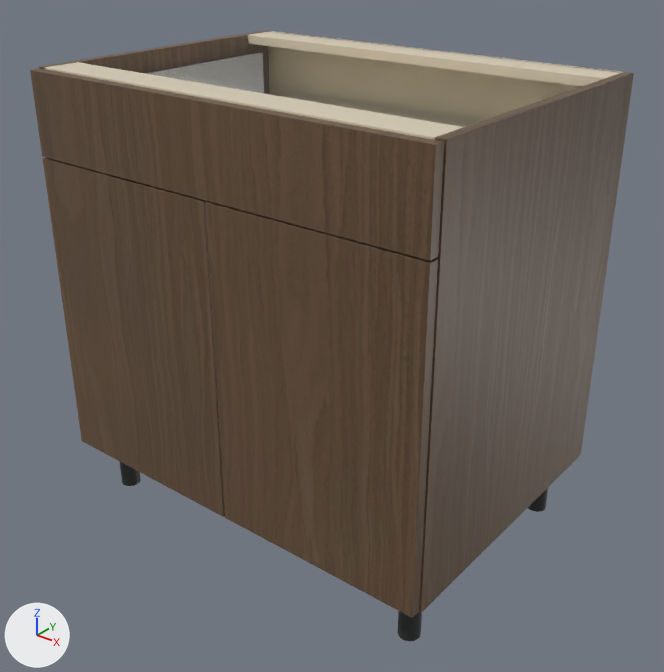
The glTF model storefront/public/cabinet-inventory/models/oppein-ply-mso-b33.glb, before and after one commit.
Rendered twice from a camera (50 mm lens) standing at (1.434, -1.559, 1.154) and looking at (0.442, -0.318, 0.385). Lighting does not change. The marker at lower left points along +X, +Y and +Z. The first picture is the older version. Where no turn or scale is listed for an object, it has been applied to the vertices.

The first picture shows 'Cabinet back', 'Cabinet side', 'Cabinet side.001', 'Door', 'Door.001', 'Drawer front', 'Drawer side', 'Top support rail', 'Top support rail.001' and 3 more.
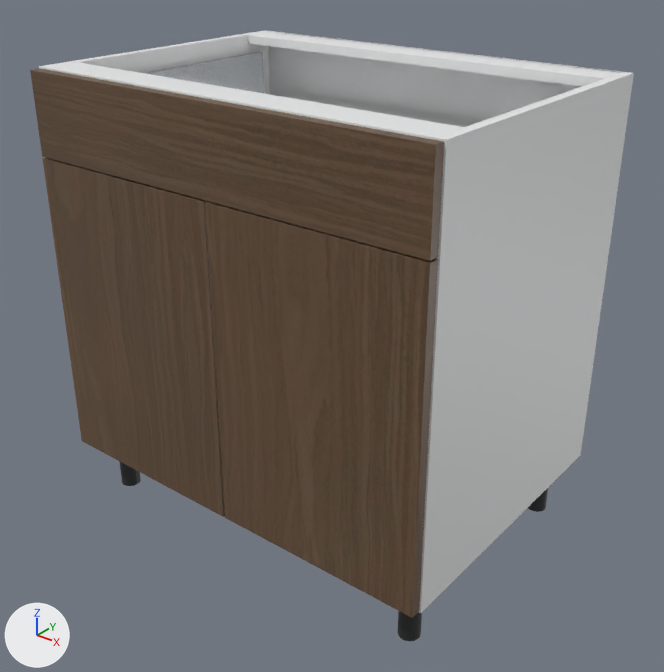
Pixel boxes [x1, y1, x2, y2] of what changed, in the pictures (664 x 672 px):
'Cabinet side.001', recoloured (lighter)
    both: [419, 72, 634, 613]
'Cabinet back', recoloured (beige to white)
    both: [268, 31, 621, 127]
'Top support rail.001', recoloured (beige to white)
    both: [45, 62, 463, 140]
'Top support rail', recoloured
    both: [248, 32, 622, 86]
'Cabinet side', recoloured (lighter)
    both: [39, 30, 270, 94]

The edits, one by one:
Material 'White cabinet carcass' (mat_white_cabinet_carcass) is new.
Its base color is (0.82, 0.83, 0.835) (white #eaebec).
Its roughness is 0.48.
me_cube_002 has 56 vertices, 108 faces and spans x -0.401..0.401, y -0.006..0.006, z -0.381..0.381.
me_cube_002 no longer uses material mat_cabinet_interior___visual_interpretation (beige #daceb6).
me_cube_002 gains material mat_white_cabinet_carcass (white #eaebec).
me_cube has 56 vertices, 108 faces and spans x -0.009..0.009, y -0.293..0.293, z -0.381..0.381.
me_cube no longer uses material mat_supplier_finish___smoked_oak.
me_cube gains material mat_white_cabinet_carcass (white #eaebec).
me_cube_001 has 56 vertices, 108 faces and spans x -0.009..0.009, y -0.293..0.293, z -0.381..0.381.
me_cube_001 no longer uses material mat_supplier_finish___smoked_oak.
me_cube_001 gains material mat_white_cabinet_carcass (white #eaebec).
me_cube_004 has 56 vertices, 108 faces and spans x -0.401..0.401, y -0.035..0.035, z -0.009..0.009.
me_cube_004 no longer uses material mat_cabinet_interior___visual_interpretation (beige #daceb6).
me_cube_004 gains material mat_white_cabinet_carcass (white #eaebec).
me_cube_005 has 56 vertices, 108 faces and spans x -0.401..0.401, y -0.035..0.035, z -0.009..0.009.
me_cube_005 no longer uses material mat_cabinet_interior___visual_interpretation (beige #daceb6).
me_cube_005 gains material mat_white_cabinet_carcass (white #eaebec).
